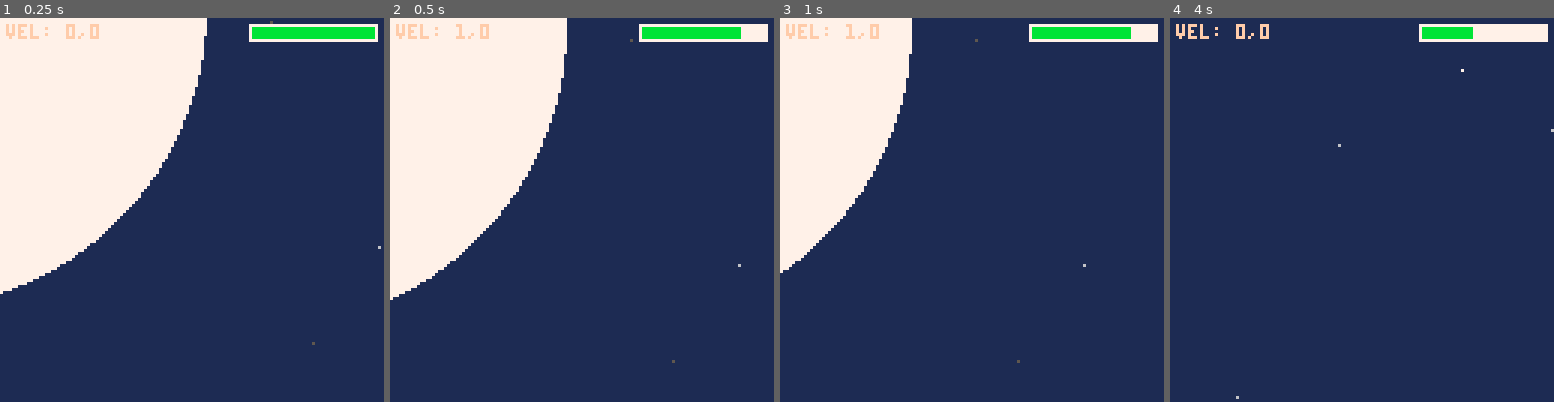
Above: before the commit, frames 1-4 (left to right).
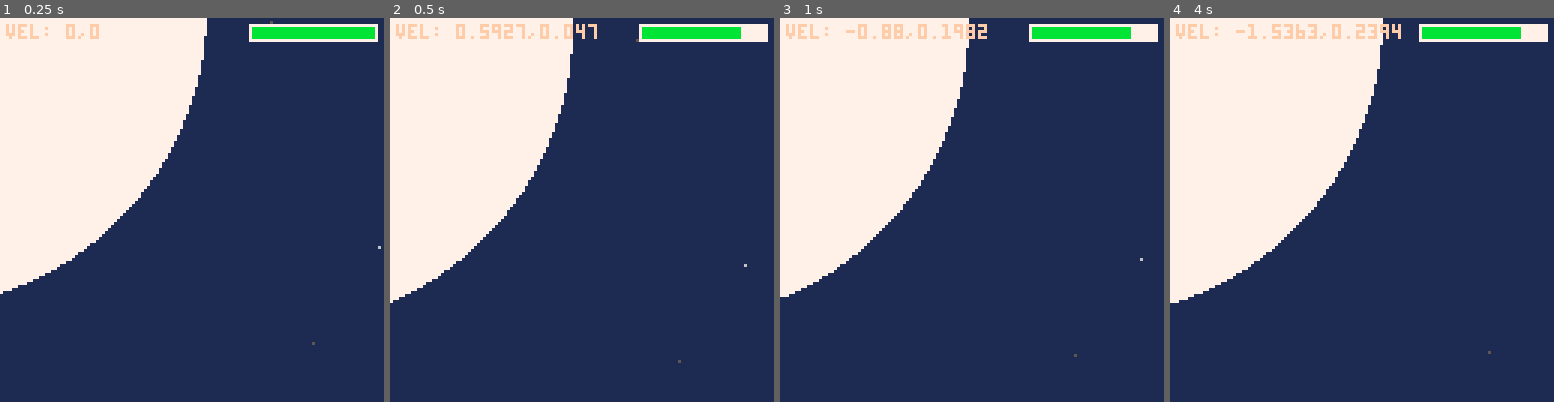
Above: after the commit, the same moments.

Repository: nucleartide/ludum-dare-39
Game: PICO-8 cartridge game.p8
The game is run twice, just before and just after one commit, with the same random seed, the same clock (stepped at 60 frames per second) and the same inputs.
Inputs:
- Up to frame 1 (0.25 s): no input
- Up to frame 2 (0.5 s): tap X (X key) at 0.33 s
- Up to frame 3 (1 s): tap O (Z key) at 0.7 s
- Up to frame 4 (4 s): tap X (X key) at 1.07, 1.85, 2.97 s; hold Right 1.6-2.1 s; tap O (Z key) every 0.4 s from 1.7 to 3.7 s; hold Up 2.15-2.42 s; hold Right 2.47-3.03 s; hold Left 3.08-3.58 s; hold Down 3.63-3.97 s

Frame 1 is identical in both runs. In frame 2, 1.7% of the frame differs, in the area x 0-93%, y 0-90%; in frame 3, 10%; in frame 4, 31%, in the area x 0-100%, y 0-100%.

Commit message:
add gravity

Diff:
--- a/game.p8
+++ b/game.p8
@@ -229,6 +229,17 @@
         player.vel_x += c
         player.vel_y += s
         player.propellant -= 1
+      end
+
+      --
+      -- add planet gravity
+      --
+
+      -- sum up forces from each planet
+      for p in all(planets) do
+        local grav_x, grav_y = planet_gravity(p, player.x, player.y)
+        player.vel_x += grav_x
+        player.vel_y += grav_y
       end
 
       --
@@ -529,45 +540,17 @@
   })
 end
 
---function planet_gravity(planet, player_mass, x, y)
---  local dx = planet.x - x
---  local dy = planet.y - y
---  local dx2 = dx*dx
---  local dy2 = dy*dy
---  local magnitude = sqrt(dx2 + dy2)
---  local gravity = (player_mass * planet.mass) / (dx2 + dy2)
---  return dx/magnitude * gravity, dy/magnitude * gravity
---end
---
---function update_game()
---  -- move camera
---
---  -- apply force to player velocity
---  -- sum up forces from each planet
---  local gravx, gravy = 0, 0
---  for p in all(planets) do
---    local dx, dy = planet_gravity(p, player.mass, player.x, player.y)
---    gravx += dx
---    gravy += dy
---  end
---  player.vel_x += gravx * (1/30)
---  player.vel_y += gravy * (1/30)
---
---  -- move player
---  player.x += player.vel_x * (1/30)
---  player.y += player.vel_y * (1/30)
---end
---
---  -- draw player sprite
---  -- spr_r(player.sprite, player.x, player.y, player.angle, player.spr_w, player.spr_h)
---  -- check if inside a planet...
-
---  if in_circle(planet.x, planet.y, planet.r, player.x, player.y) then
---    _update = update_gameover
---    _draw = draw_gameover
---  end
---end
---
+function planet_gravity(planet, x, y)
+  -- keep direction
+  local dx = (planet.x - x) / 100 -- stay within pico8 limits
+  local dy = (planet.y - y) / 100 -- stay within pico8 limits
+
+  local dx2 = dx*dx
+  local dy2 = dy*dy
+  local gravity = 1/(dx2+dy2)
+
+  return planet.m/1000 * dx * gravity, planet.m/1000 * dy * gravity
+end
 __gfx__
 00000000111111111111111111111111111111111111111111111111111111111111111100000000000000000000000000000000000000000000000000000000
 00000000111111111111111111111111111111111111111111111111111111111111111100000000000000000000000000000000000000000000000000000000
